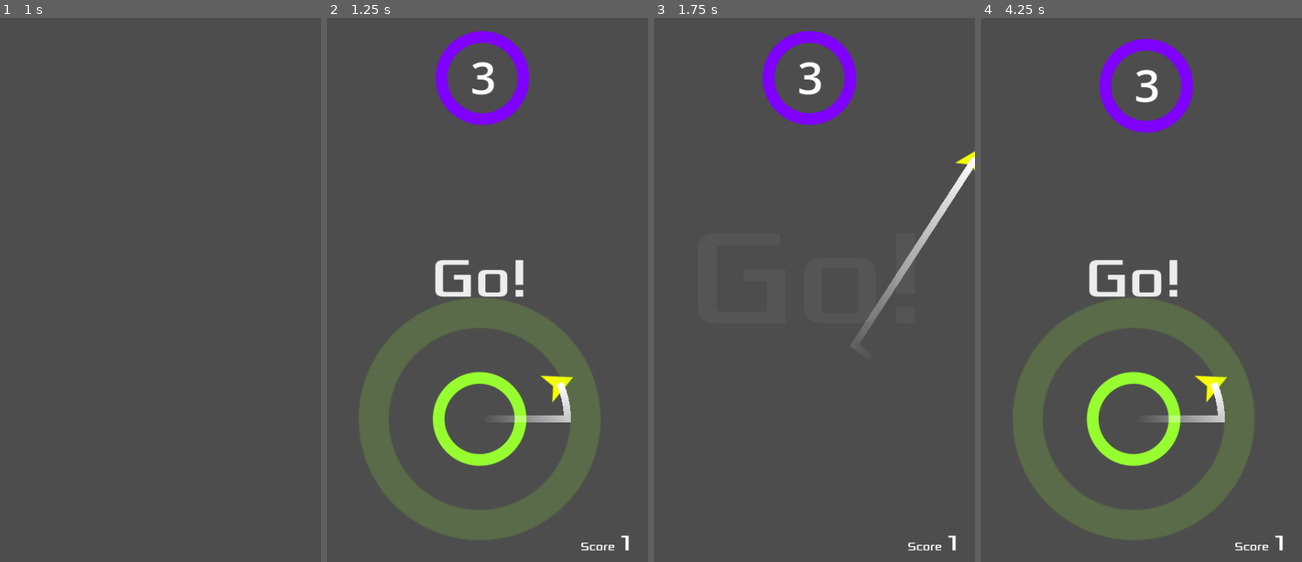
Above: before the commit, frames 1-4 (left to right).
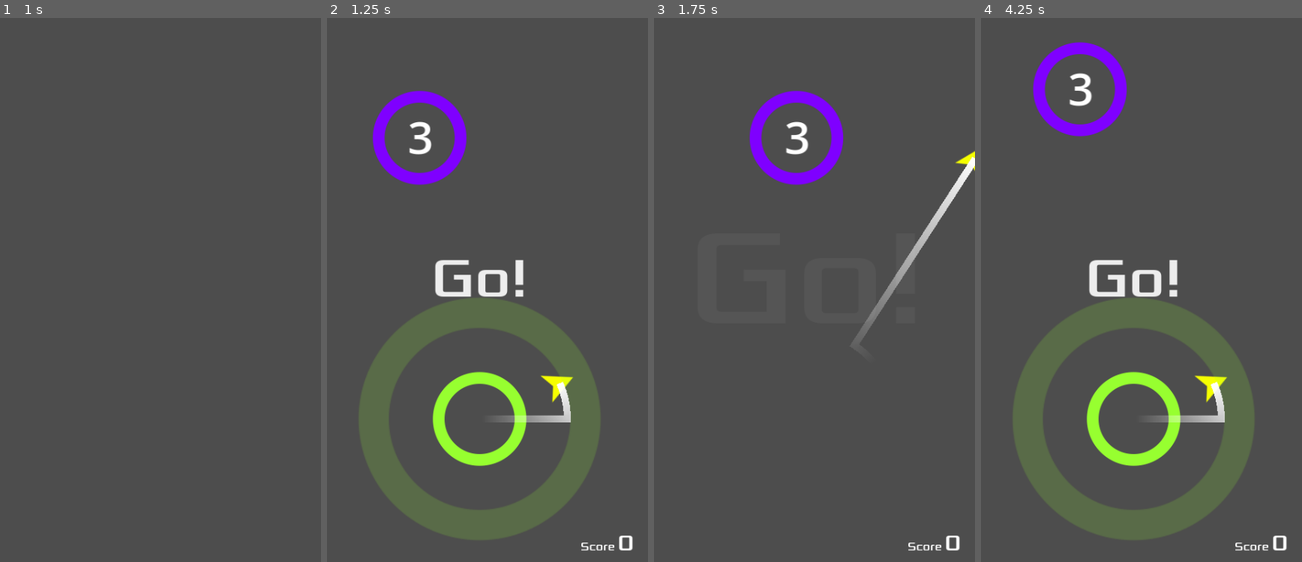
Above: after the commit, the same moments.

Repository: jrenato/circle_jump
Game: Godot game, scene res://Main/main.tscn
Two runs of this game, one before a commit and one after it. Both use one fixed random seed, a clock stepped at 60 frames per second and the inputs below. Sound files missing from this copy of the repository are replaced by a short silence.
Inputs (mouse positions are in pixels of both pictures, inside the frame that each line leads up to):
- Up to frame 1 (1 s): click (89, 246) at 0.5 s
- Up to frame 2 (1.25 s): no input
- Up to frame 3 (1.75 s): tap Enter at 1.25 s; move the mouse to (881, 246) at 1.27 s; hold Right from 1.28 s (still down); hold Ctrl from 1.28 s (still down); click (881, 246) at 1.42 s
- Up to frame 4 (4.25 s): release Right at 2 s; release Ctrl at 2 s; drag from (1067, 306) to (1135, 77) at 2.02 s; move the mouse to (1167, 148) at 2.77 s; hold Right 2.78-3.5 s; tap Z at 2.85 s; click (1196, 246) at 3.5 s

Frame 1 is identical in both runs. In frame 2, 4.0% of the frame differs, in the area x 14-96%, y 2-98%; in frame 3, 3.8%; in frame 4, 3.9%.

Commit message:
Refactored spawn_circle on main scene

Diff:
--- a/Main/main.gd
+++ b/Main/main.gd
@@ -28,7 +28,7 @@
 func new_game() -> void:
 	camera.position = start_position.position
 	spawn_jumper()
-	spawn_circle(start_position.position, 100, Circle.MODE.STATIC, true)
+	spawn_circle.call_deferred(true)
 
 	hud.show_hud()
 	hud.show_message("Go!")
@@ -53,17 +53,23 @@
 	jumper.died.connect(_on_jumper_died)
 
 
-func spawn_circle(_position: Vector2, _radius: int, _mode: Circle.MODE, _move_speed: float = 0.0, _move_range: int = 0, disable_points: bool = false) -> void:
+func spawn_circle(first_circle: bool = false) -> void:
 	var circle: Circle = circle_scene.instantiate()
 	add_child(circle)
-	circle.position = _position
-	circle.radius = _radius
-	circle.mode = _mode
-	circle.move_speed = _move_speed
-	circle.move_range = _move_range
 
-	if disable_points:
+	circle.radius = 100
+
+	if first_circle:
 		circle.points = 0
+		circle.position = start_position.position
+		circle.mode = circle.MODE.STATIC
+	else:
+		circle.position = jumper.target.position + Vector2(randi_range(-150, 150), randi_range(-500, -400))
+		circle.mode = circle.MODE.LIMITED
+		circle.move_speed = 1.0
+		circle.move_range = 100.0
+		circle.start_movement()
+
 
 
 func _on_jumper_captured(target_area: Area2D) -> void:
@@ -79,10 +85,7 @@
 	# Animate the circle capture
 	target_circle.capture(jumper)
 	# Spawn next circle
-	var next_circle_x: int = randi_range(-150, 150)
-	var next_circle_y: int = randi_range(-500, -400)
-	var next_circle_position: Vector2 = target_circle.position + Vector2(next_circle_x, next_circle_y)
-	spawn_circle.call_deferred(next_circle_position, 100, Circle.MODE.LIMITED, 0.0, 0)
+	spawn_circle.call_deferred()
 
 
 func _on_jumper_died() -> void:
